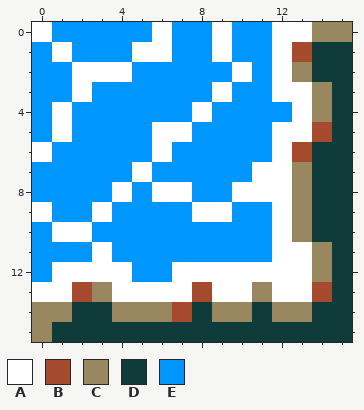
Two versions of one pixel-art file, ProjectMicro/Assets/Art/Tiles/Water_NW.aseprite. Above: the version before the commit.
16x16 pixels, 1 frame.
Palette (. is transparent): A #ffffff  B #a64a2e  C #98875f  D #0f3b3a  E #0096ff
Pixels before, first column x 0:
 0 AEEEEEAEEAEEAACC
 1 EAEEEAAEEAEEABDD
 2 EEAAAEEEEEAEACDD
 3 EEAEEEEEEAEEAACD
 4 EAEEEEEEAEEEEACD
 5 EAEEEEAAEEEEAABD
 6 AEEEEEAEEEEEABDD
 7 EEEEEAEEEEEAACDD
 8 EEEEAEAAEEAAACDD
 9 AEEAEEEEAAEEACDD
10 EAAEEEEEEEEEACDD
11 EEEAEEEEEEEEAACD
12 EAAAAEEAAAAAAACD
13 AABCAAAABAACAABD
14 CCDDCCCBDCCDCCDD
15 CDDDDDDDDDDDDDDD
And afterwards:
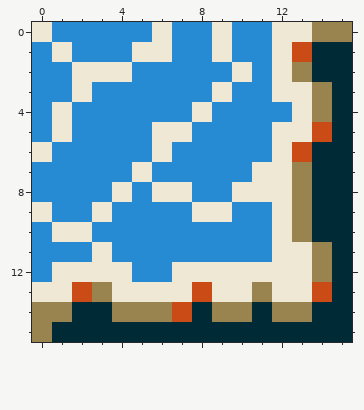
Changes in this commit:
Colour A changes from #ffffff to #eee8d5.
Colour B changes from #a64a2e to #cb4b16.
Colour C changes from #98875f to #99834f.
Colour D changes from #0f3b3a to #002b36.
Colour E changes from #0096ff to #268bd2.
